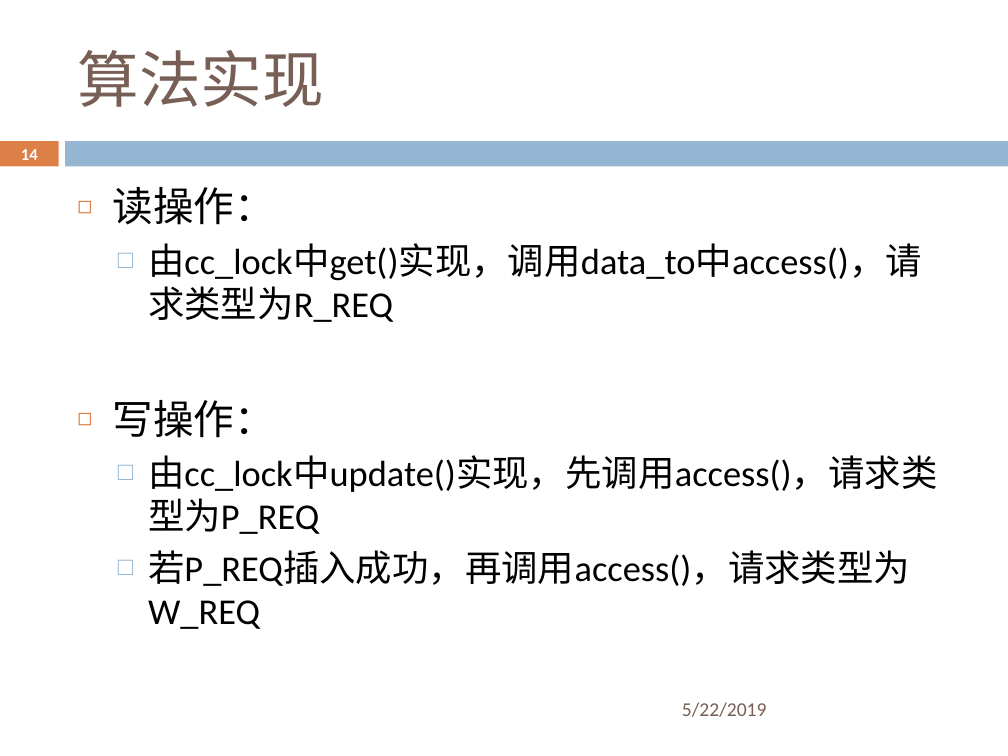
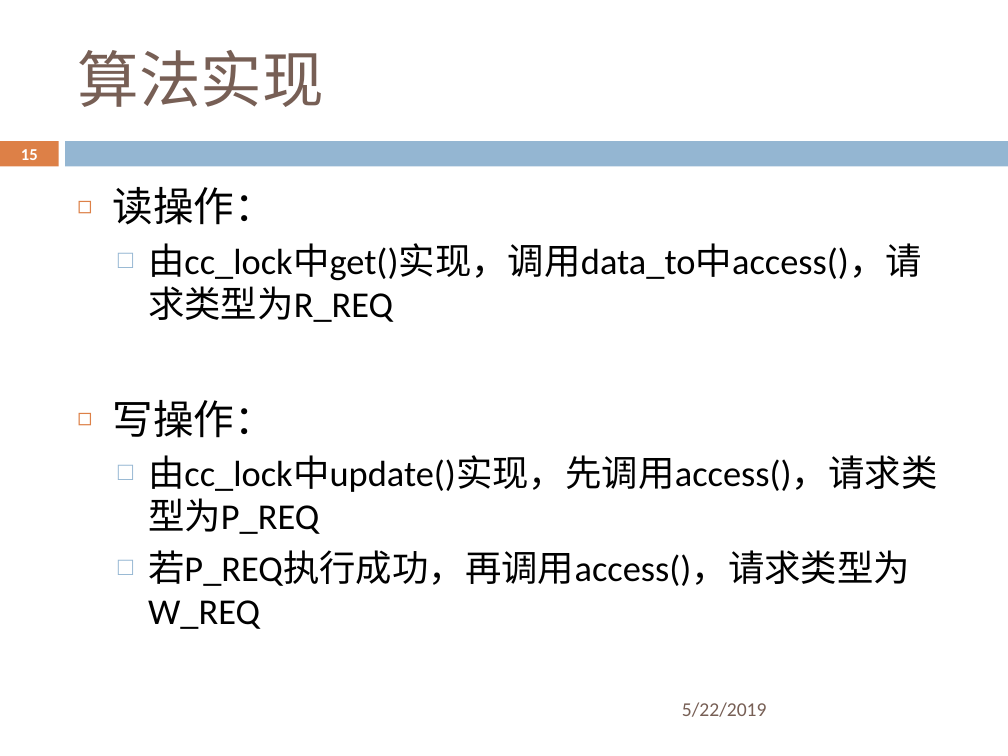
Before and after one commit to ZhangZihao270/DaSE_DBMS_Implemention, a slide deck: slide 15 of 并发控制/cc_to/slides/cc_to.pptx (slide 14 before the commit). Drawn at 1008x756 pixels with LibreOffice and Linux fonts; fonts in the diff are those of the drawing; background and template pictures are left out. Boxes give left, top, right and bottom in pixels: in the first picture for what was removed or moved away, otherwise in the second. Text is boxed around its words. In the diff, an @@ line names an element or a change of style, - is before the commit and + after.

```diff
--- a/并发控制/cc_to/slides/cc_to.pptx
+++ b/并发控制/cc_to/slides/cc_to.pptx
@@ page number at bbox=[21, 149, 38, 160]: text changed @@
-14
+15
@@ text at bbox=[148, 550, 910, 629]: text changed @@
-  □ 若P_REQ插入成功，再调用access()，请求类型为W_REQ
+  □ 若P_REQ执行成功，再调用access()，请求类型为W_REQ
```
Also in this commit, not shown: 6 other slides changed, 1 slide added.
